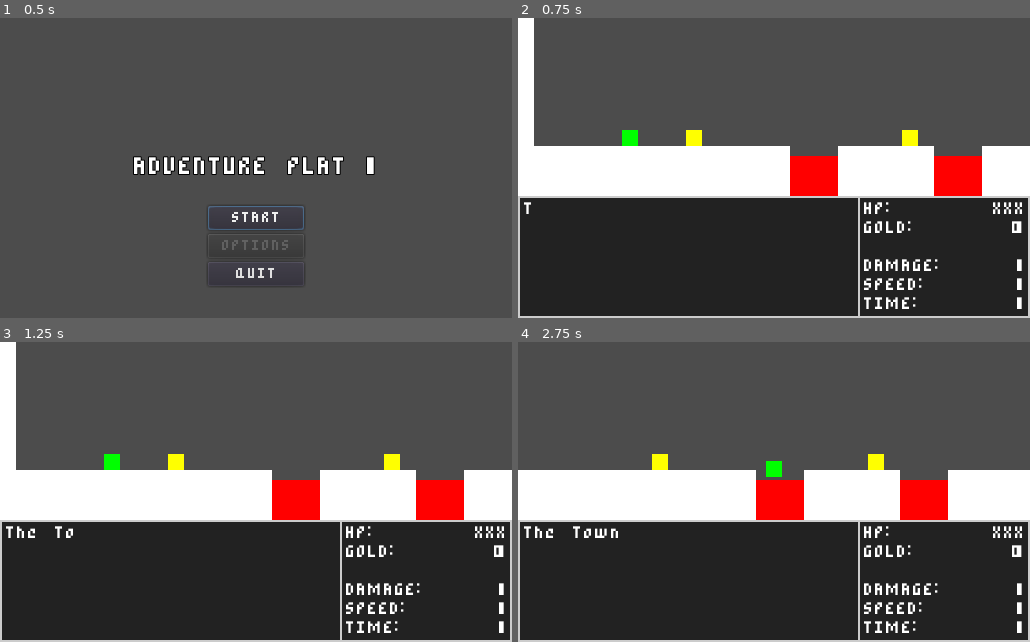
Above: before the commit, frames 1-4 (two rows, left to right).
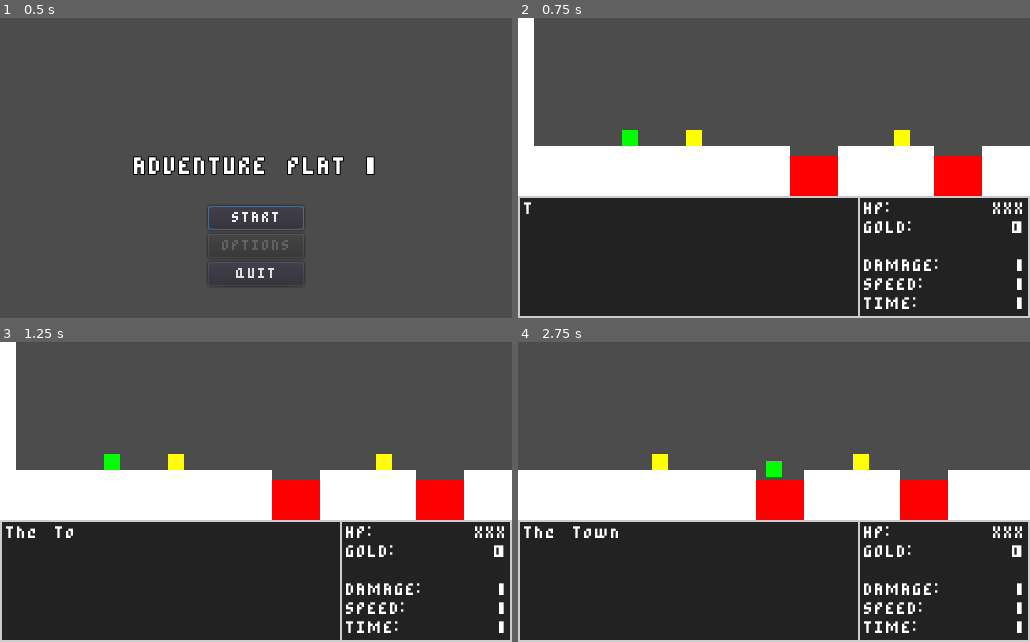
Above: after the commit, the same moments.

Repository: rodriguezric/Adventure-Plat-1
Game: Godot game, scene res://scenes/Main.tscn
Two runs of this game, one before a commit and one after it. Both use one fixed random seed, a clock stepped at 60 frames per second and the inputs below.
Inputs:
- Up to frame 1 (0.5 s): no input
- Up to frame 2 (0.75 s): click "START" at 0.5 s
- Up to frame 3 (1.25 s): no input
- Up to frame 4 (2.75 s): tap Enter (ui_accept) at 1.25 s; hold Shift (attack) 1.28-2.03 s; hold D (move_right) from 1.28 s (still down); tap W (jump) at 1.52, 2.27 s; tap Shift (attack) at 2.1 s

Frame 1 is identical in both runs. In frame 2, 0.2% of the frame differs, in the area x 73-79%, y 37-43%; in frame 3, 0.2%; in frame 4, 0.3%, in the area x 65-72%, y 37-43%.

Commit message:
✨ - Created TimerBehavior.

Diff:
--- a/project.godot
+++ b/project.godot
@@ -58,6 +58,11 @@
 "class": "State",
 "language": "GDScript",
 "path": "res://scripts/states/State.gd"
+}, {
+"base": "Node2D",
+"class": "TimerBehavior",
+"language": "GDScript",
+"path": "res://scripts/classes/actions/TimerBehavior.gd"
 } ]
 _global_script_class_icons={
 "BulletDamage": "",
@@ -69,7 +74,8 @@
 "Player": "",
 "Powerup": "",
 "Stat": "",
-"State": ""
+"State": "",
+"TimerBehavior": ""
 }
 
 [application]
--- a/scenes/World.tscn
+++ b/scenes/World.tscn
@@ -7,6 +7,7 @@
 [ext_resource path="res://scenes/Projectile.tscn" type="PackedScene" id=5]
 [ext_resource path="res://scenes/Sign.tscn" type="PackedScene" id=6]
 [ext_resource path="res://scenes/Door.tscn" type="PackedScene" id=7]
+[ext_resource path="res://scripts/classes/actions/TimerBehavior.gd" type="Script" id=8]
 
 [sub_resource type="RectangleShape2D" id=1]
 extents = Vector2( 8, 8 )
@@ -51,8 +52,13 @@
 dialogue = [ "Welcome to the Town!" ]
 
 [node name="Sign2" parent="." instance=ExtResource( 6 )]
-position = Vector2( 392, 120 )
-dialogue = [ "You must wonder why we built our town on top of lava...", "Honestly, I don't think we had much of a choice in the matter." ]
+position = Vector2( 384, 120 )
+dialogue = [ "Welcome to the Town!" ]
+
+[node name="TimerBehavior" type="Node2D" parent="Sign2"]
+script = ExtResource( 8 )
+speed = 40
+actions = [ "wait", "wait", "left", "wait", "wait", "right" ]
 
 [node name="Door" parent="." instance=ExtResource( 7 )]
 position = Vector2( 664, 88 )
--- /dev/null
+++ b/scripts/classes/actions/TimerBehavior.gd
@@ -0,0 +1,60 @@
+extends Node2D
+class_name TimerBehavior
+
+export var speed : int = 20
+export var interval : int = 1
+export(Array, String, "0", "wait", "up", "down", "left", "right") var actions
+var current_action : int = 0
+var motion : Vector2
+var parent: Node2D
+
+
+
+func _ready() -> void:
+	print("I'm ready")
+	parent = get_parent()
+	initialize_timer()
+	process_action()
+
+
+func initialize_timer() -> void:
+	var timer := Timer.new()
+	add_child(timer)
+	timer.set_one_shot(false)
+	timer.connect("timeout", self, "_on_Timer_timeout")
+	timer.start(interval)
+
+
+func next_action() -> void:
+	current_action = (current_action + 1) % len(actions)
+
+
+func process_action() -> void:
+	match actions[current_action]:
+		'wait':
+			motion.x = 0
+			motion.y = 0
+		'up':
+			motion.x = 0
+			motion.y = -speed
+		'down':
+			motion.x = 0
+			motion.y = speed
+		'left':
+			motion.x = -speed
+			motion.y = 0
+		'right':
+			motion.x = speed
+			motion.y = 0
+		'shoot':
+			pass
+
+
+func _physics_process(delta: float) -> void:
+	parent.move_local_x(delta * motion.x)
+	parent.move_local_y(delta * motion.y)
+
+
+func _on_Timer_timeout():
+	next_action()
+	process_action()
Not shown: 1 places in scenes/World.tscn that only renumber resources
